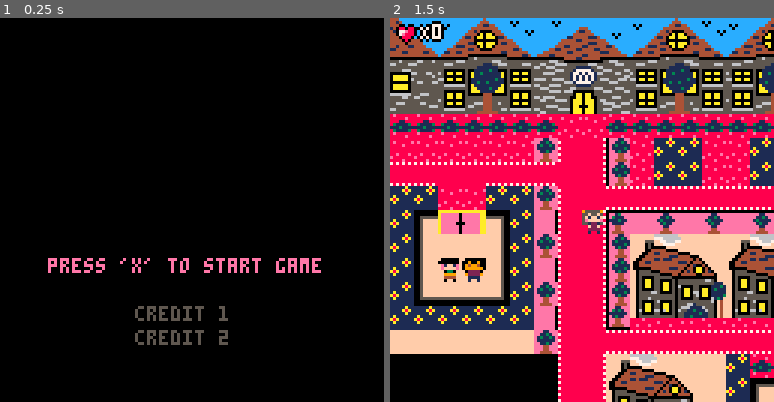
Above: before the commit, frames 1-2 (left to right).
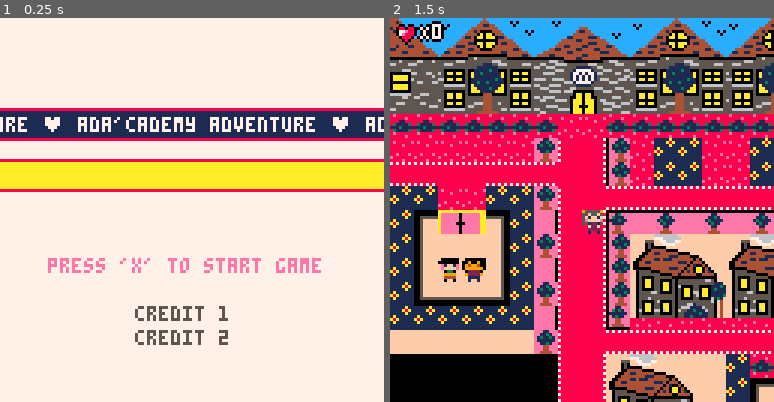
Above: after the commit, the same moments.

Repository: adatechschool/projet_collectif_pico_8-picolas
Game: PICO-8 cartridge picolas_menu.p8
Two runs of this game, one before a commit and one after it. Both use one fixed random seed, a clock stepped at 60 frames per second and the inputs below.
Inputs:
- Up to frame 1 (0.25 s): no input
- Up to frame 2 (1.5 s): tap X (X key) at 1.07 s

The runs differ from the first frame. In frame 1, 98% of the frame differs, in the area x 0-100%, y 0-100%; in frame 2, nothing differs.

Commit message:
version avec menu update

Diff:
--- a/picolas_menu.p8
+++ b/picolas_menu.p8
@@ -17,13 +17,24 @@
 end
 
 function menu_draw()
-		cls()
+		cls(7)
+		--premiere ligne
+		rectfill(0,30,128,30,8)
+		rectfill(0,31,128,40,1)
+		rectfill(0,40,128,40,8)
+
+		--seconde ligne
+		rectfill(0,47,128,47,8)
+		rectfill(0,48,128,57,10)
+		rectfill(0,57,128,57,8)
+
+		--texts
+		print("ada'cademy adventure ♥ ada'cademy adventure ♥ ada'cademy adventure",-70,33,7)
   print("press 'x' to start game",16,80,14)
   print("credit 1",45,96,5)
   print("credit 2",45,104,5)
-end
-
-
+
+end
 -->8
 --gameplay code
 function _initgame()
Not shown, changed: the sound effects (__sfx__) section of picolas_menu.p8
